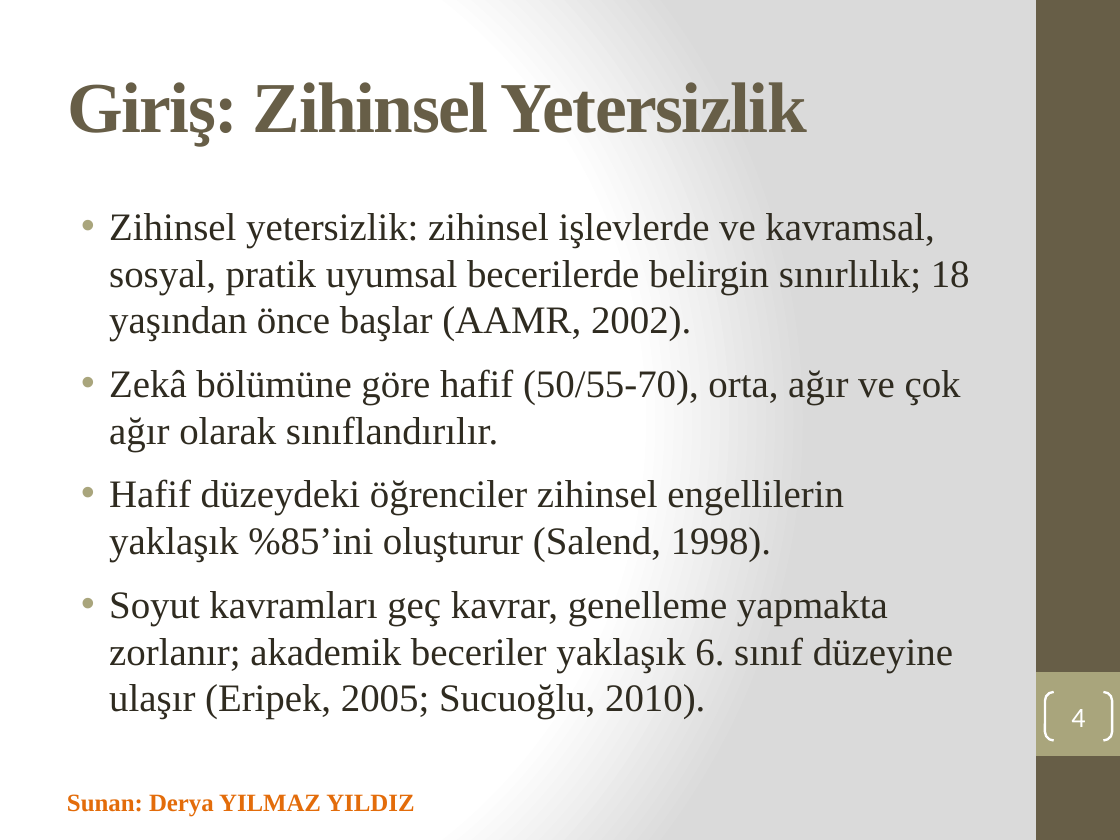
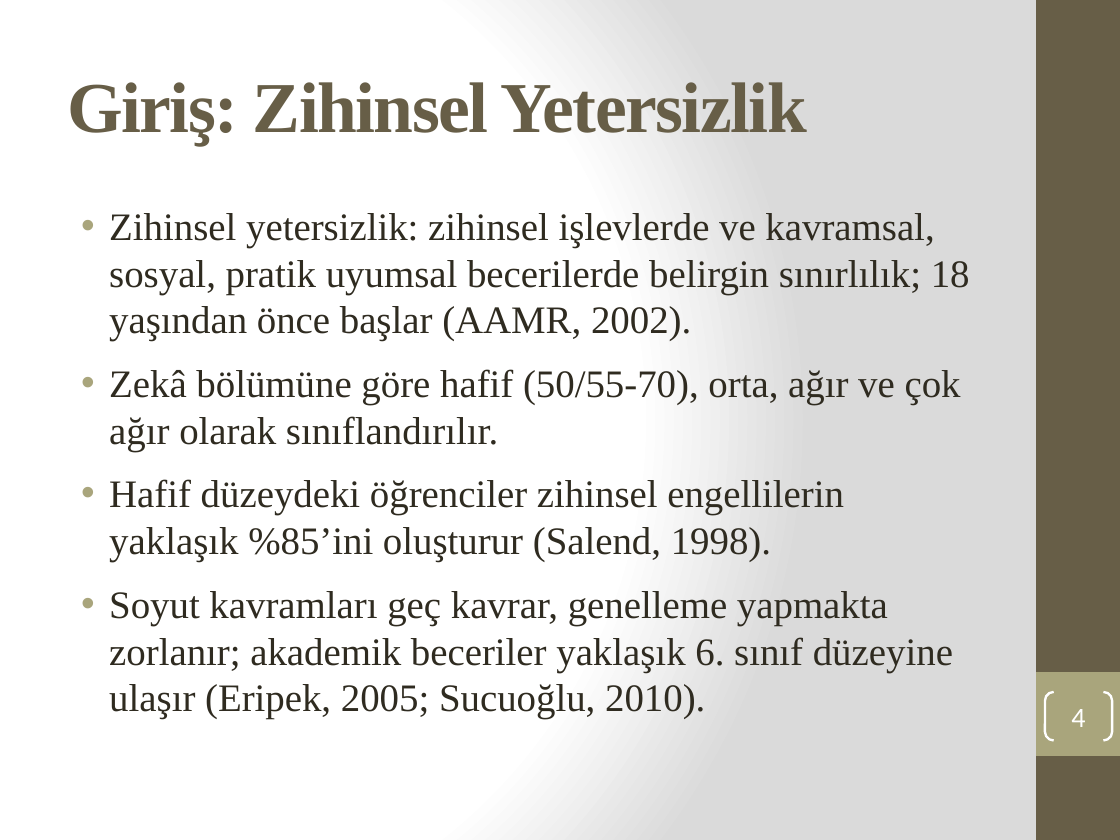
Before and after one commit to edipsahin20-tech/sahinerp, a slide deck: slide 4 of Makale1_Dinledigini_Anlama_Ozet.pptx. Drawn at 1120x840 pixels with LibreOffice and Linux fonts; fonts in the diff are those of the drawing. Boxes give left, top, right and bottom in pixels: in the first picture for what was removed or moved away, otherwise in the second. Text is boxed around its words. In the diff, an @@ line names an element or a change of style, - is before the commit and + after.

```diff
--- a/Makale1_Dinledigini_Anlama_Ozet.pptx
+++ b/Makale1_Dinledigini_Anlama_Ozet.pptx
@@ text removed at box(67, 794, 414, 817) @@
-Sunan: Derya YILMAZ YILDIZ
```
Also in this commit, not shown: 2 other slides changed.
